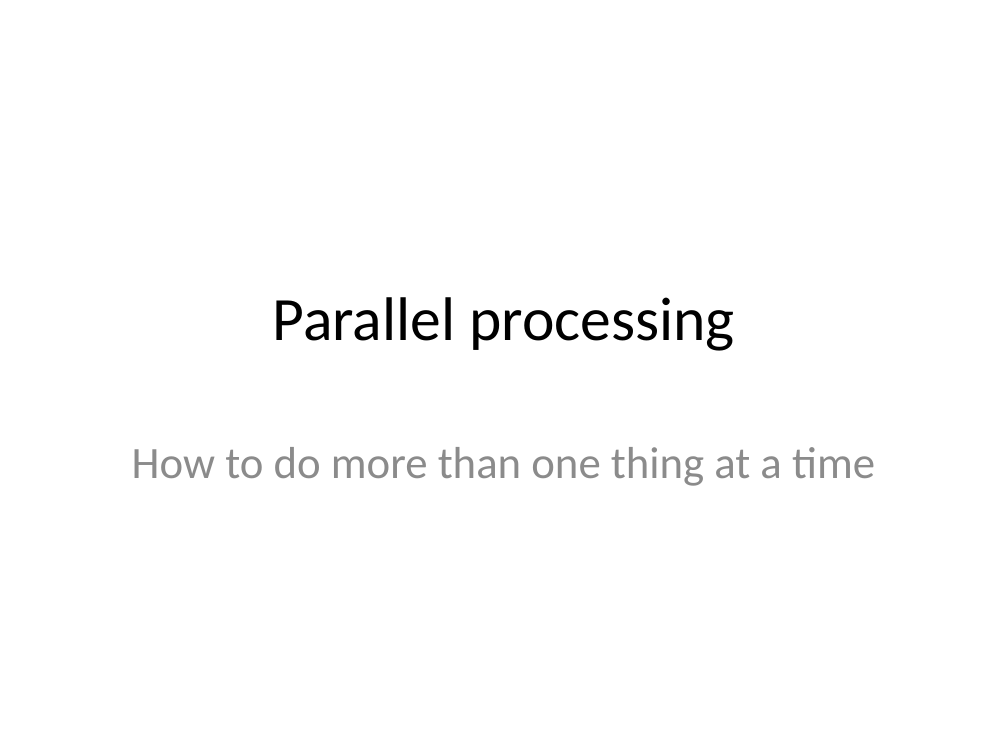
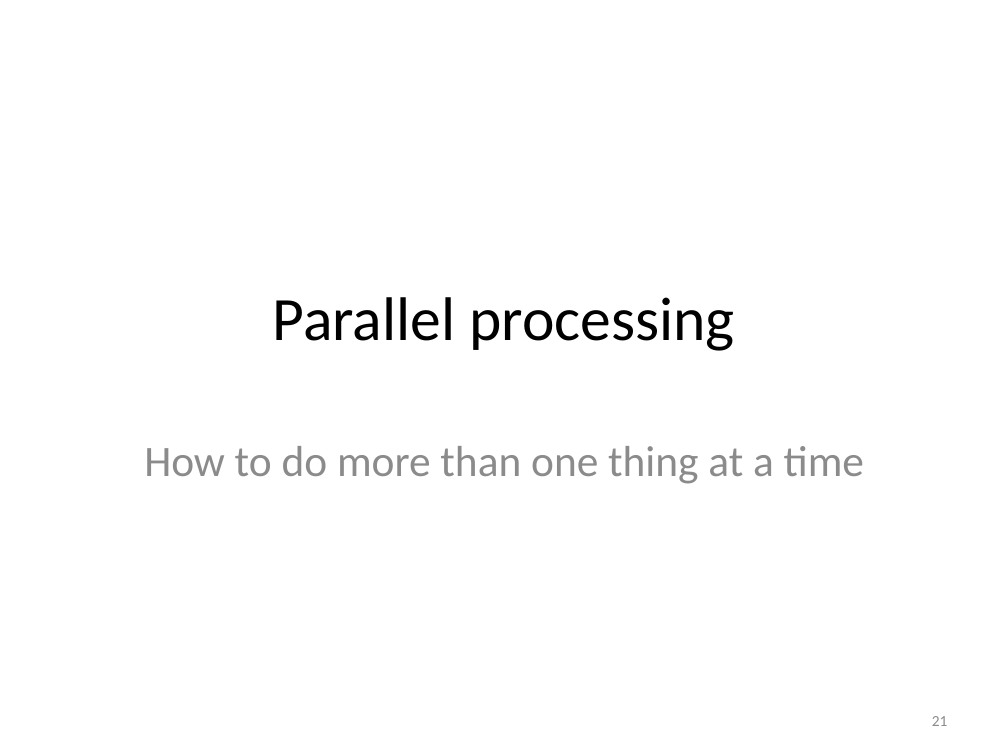
Before and after one commit to tsibley/Workflows-and-Parallel-Processing, a slide deck: slide 21 of CBG-2014-05-21.pptx. Drawn at 1008x756 pixels with LibreOffice and Linux fonts; fonts in the diff are those of the drawing. Boxes give left, top, right and bottom in pixels: in the first picture for what was removed or moved away, otherwise in the second. Text is boxed around its words. In the diff, an @@ line names an element or a change of style, - is before the commit and + after.

Commit message:
Fix mis-formatting I introduced in the last change
The font size didn't stay the same between slides on the last parallel
example, causing a jarring shift.

```diff
--- a/CBG-2014-05-21.pptx
+++ b/CBG-2014-05-21.pptx
@@ subtitle "How to do more than ..." at (x1=144, y1=446, x2=864, y2=484): size 32 to 31 pt @@
@@ page number added at (x1=932, y1=716, x2=948, y2=726), 11 pt, text #8C8C8C @@
+21
```
Also in this commit, not shown: 43 other slides changed, 1 slide added, 1 slide removed.
